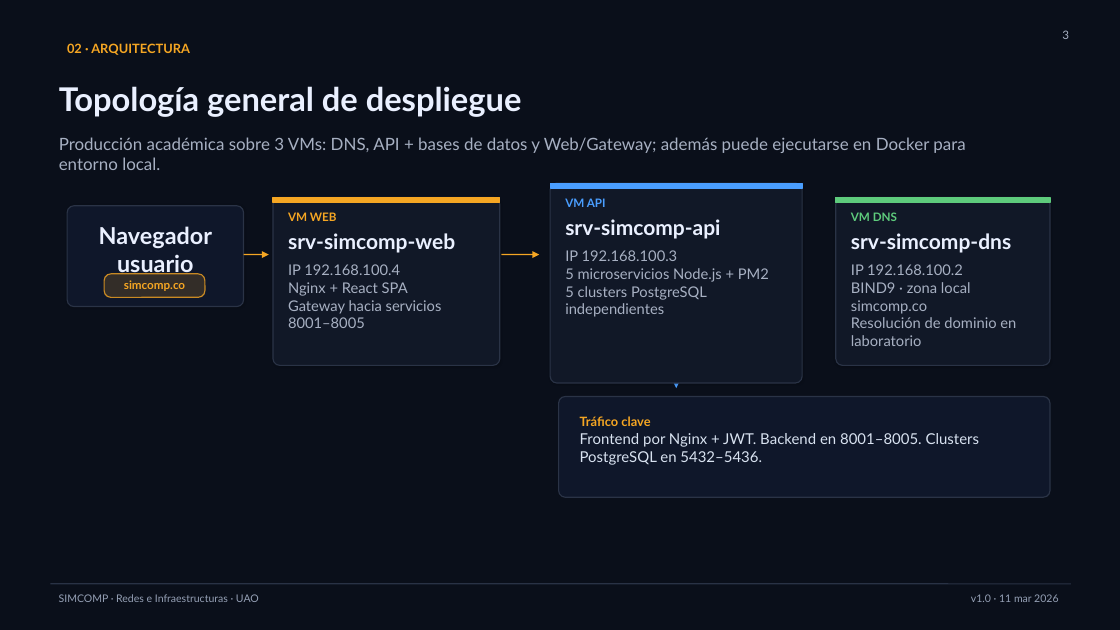
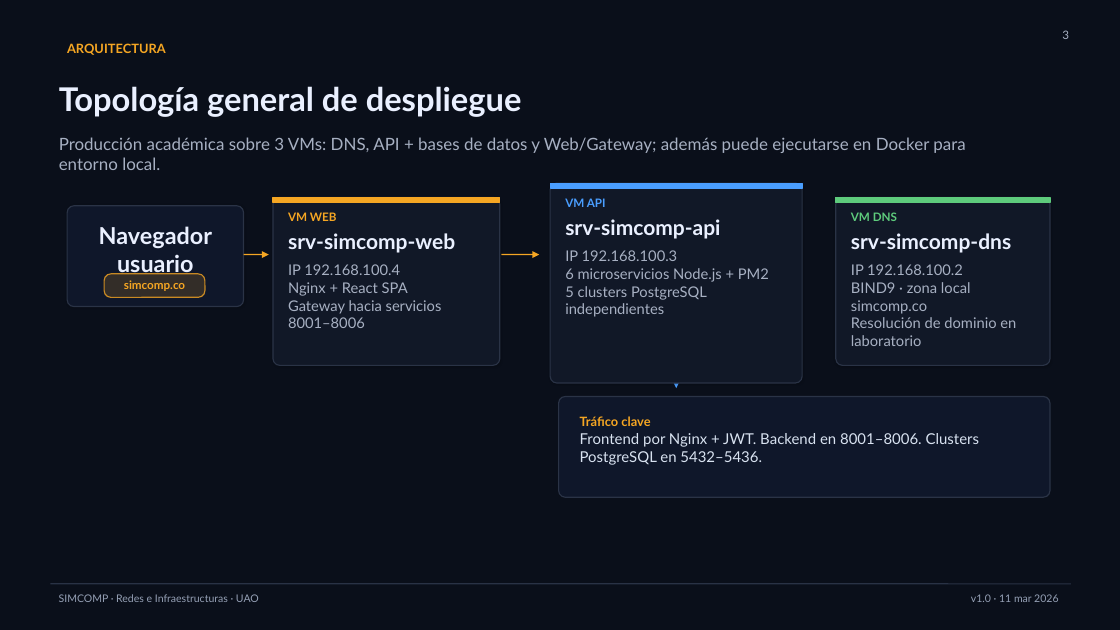
Before and after one commit to driosoft-pro/simcomp, a slide deck: slide 3 of docs/SIMCOMP.pptx. Drawn at 1120x630 pixels with LibreOffice and Linux fonts; fonts in the diff are those of the drawing. Boxes give left, top, right and bottom in pixels: in the first picture for what was removed or moved away, otherwise in the second. Text is boxed around its words. In the diff, an @@ line names an element or a change of style, - is before the commit and + after.

```diff
--- a/docs/SIMCOMP.pptx
+++ b/docs/SIMCOMP.pptx
@@ text at (67, 43, 166, 55): text changed @@
-02 · ARQUITECTURA
+ARQUITECTURA
@@ text at (565, 268, 769, 282): text changed @@
-5 microservicios Node.js + PM2
+6 microservicios Node.js + PM2
@@ text at (288, 300, 442, 328): text changed @@
-Gateway hacia servicios 8001–8005
+Gateway hacia servicios 8001–8006
@@ text at (580, 433, 979, 465): text changed @@
-Frontend por Nginx + JWT. Backend en 8001–8005. Clusters PostgreSQL en 5432–5436.
+Frontend por Nginx + JWT. Backend en 8001–8006. Clusters PostgreSQL en 5432–5436.
```
Also in this commit, not shown: 9 other slides changed, 15 other files.
